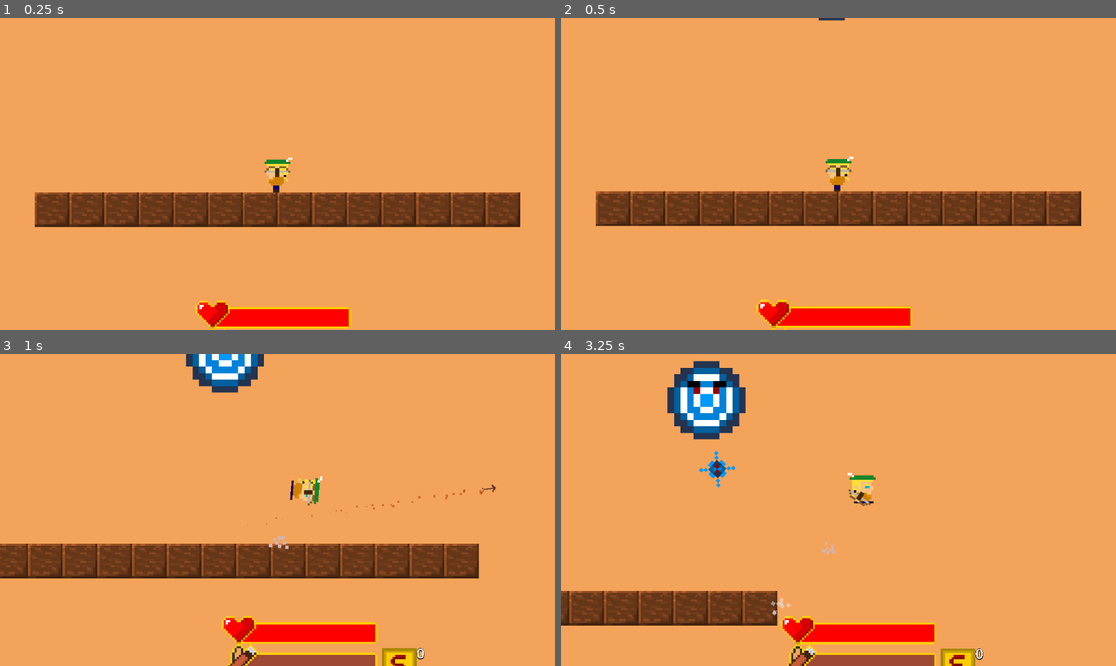
Above: before the commit, frames 1-4 (two rows, left to right).
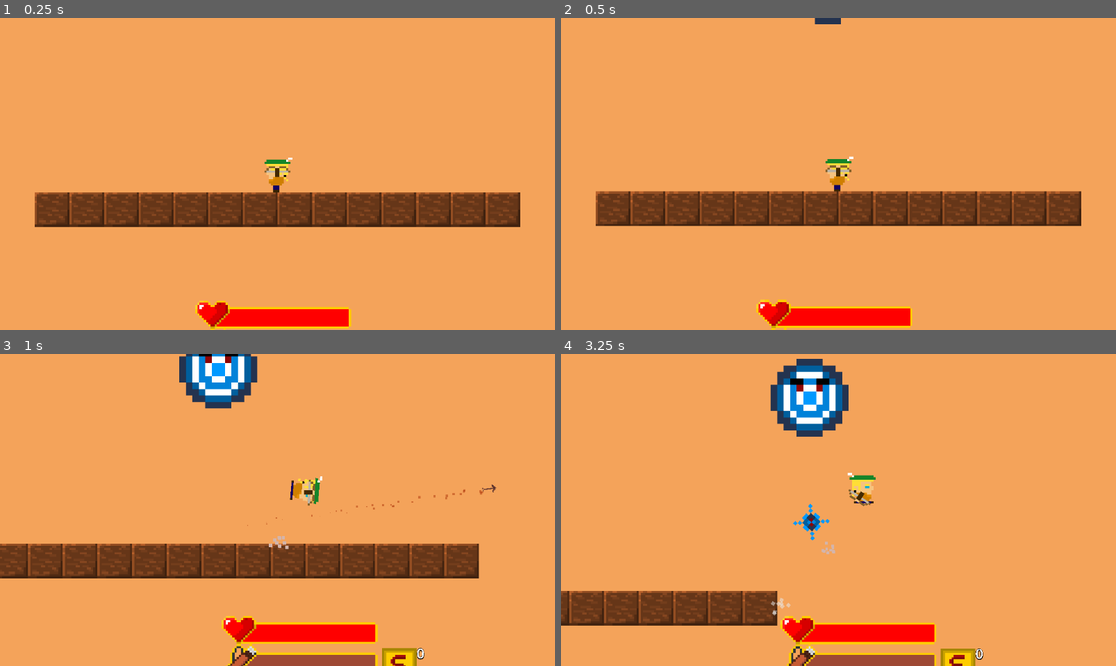
Above: after the commit, the same moments.

Repository: Dan-Yaacobi/TheBowman
Game: Godot game, scene res://Level/Testing/TestingArea.tscn
The game is run twice, just before and just after one commit, with the same random seed, the same clock (stepped at 60 frames per second) and the same inputs. This scene is started directly instead of the project's main scene. Sound files missing from this copy of the repository are replaced by a short silence.
Inputs (mouse positions are in pixels of both pictures, inside the frame that each line leads up to):
- Up to frame 1 (0.25 s): no input
- Up to frame 2 (0.5 s): no input
- Up to frame 3 (1 s): move the mouse to (399, 494) at 0.52 s; press the mouse at (399, 494) at 0.53 s; hold D (Right) from 0.53 s (still down); tap Space (Jump) at 0.77, 0.8 s
- Up to frame 4 (3.25 s): tap Space (Jump) at 1.07, 1.35, 1.52, 1.82, 2.3, 3.02 s; move the mouse to (727, 525) at 1.27 s; release the mouse at (727, 525) at 1.28 s; click (727, 525) at 1.55 s; move the mouse to (894, 441) at 2.02 s; release D (Right) at 2.03 s; hold A (Left) 2.03-2.78 s; hold Middle mouse button (Dash) 2.03-2.78 s; move the mouse to (810, 572) at 2.77 s; hold D (Right) from 2.78 s (still down); click (810, 572) at 2.85 s

Frame 1 is identical in both runs. In frame 2, less than 0.1% of the frame differs, in the area x 45-52%, y 0-3%; in frame 3, 1.9%; in frame 4, 6.0%, in the area x 19-52%, y 1-60%.

Commit message:
bugfix and balance change
fixed a bug where the blue boss' minions stay alive when the player dies.

modified red and blue boss' health

Diff:
--- a/Enemies/DemoEnemy/Boss1/DemoEnemyBoss.tscn
+++ b/Enemies/DemoEnemy/Boss1/DemoEnemyBoss.tscn
@@ -17,7 +17,7 @@
 [sub_resource type="Resource" id="Resource_c5f3p"]
 resource_local_to_scene = true
 script = ExtResource("4_uh2fb")
-hp = 100
+hp = 150
 move_speed = 35
 knockback = 100
 skin = ExtResource("5_lucat")
--- a/Enemies/DemoEnemy/Boss2/DemoEnemyBoss2.tscn
+++ b/Enemies/DemoEnemy/Boss2/DemoEnemyBoss2.tscn
@@ -17,8 +17,8 @@
 [sub_resource type="Resource" id="Resource_ppi36"]
 resource_local_to_scene = true
 script = ExtResource("5_nqxg8")
-hp = 200
-move_speed = 25
+hp = 350
+move_speed = 40
 knockback = 150
 skin = ExtResource("6_5wfrj")
 coins_dropped = 0
--- a/Enemies/DemoEnemy/Boss2/bullet_explosion.gd
+++ b/Enemies/DemoEnemy/Boss2/bullet_explosion.gd
@@ -6,7 +6,7 @@
 func activate_ability() -> void:
 	total_explosions = randi_range(2,4)
 	for j in range(total_explosions):
-		total_shots = randi_range(8,18)
+		total_shots = [10,12,18,24].pick_random()
 		for i in range(total_shots):
 			boss.shoot(get_direction(i))
 		await get_tree().create_timer(1).timeout
--- a/Enemies/DemoEnemy/Boss2/demo_enemy_boss_2.gd
+++ b/Enemies/DemoEnemy/Boss2/demo_enemy_boss_2.gd
@@ -39,4 +39,5 @@
 		[1,-1].pick_random() * randi_range(30,50),
 		[1,-1].pick_random() * randi_range(30,50))
 	get_parent().add_child(new_summon)
+	get_parent().summoned_enemies.append(new_summon)
 	pass
--- a/Level/playground.gd
+++ b/Level/playground.gd
@@ -226,9 +226,9 @@
 	_player.deactivate_mega_shot()
 
 func kill_all_enemies() -> void:
-
 	for enemy in summoned_enemies:
-		enemy.queue_free()
+		if is_instance_valid(enemy):
+			enemy.queue_free()
 
 	for child in get_children():
 		if child is EnemyBullet:
Not shown, changed: docs/index.html
Not shown, changed: docs/index.pck
